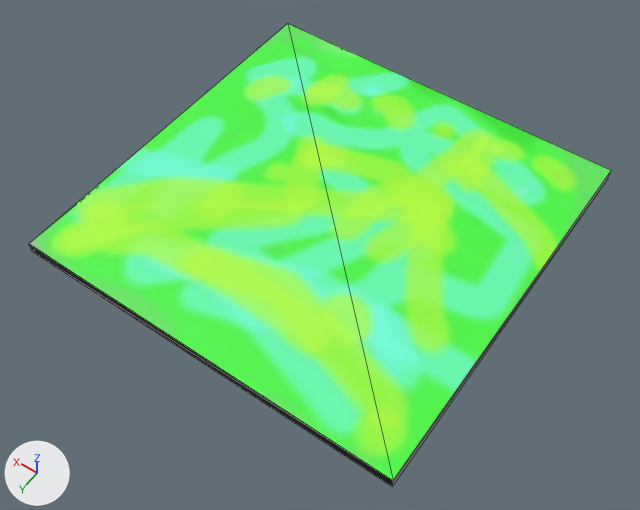
One commit to the COLLADA model Blender/GameZoneGroundLevel_00.dae: the scene before it, then after it.
The view is the same before and after, from a 50 mm camera at (-10.27, 14.9, 20.64) aimed at (-0.4, 1.08, -1.08). Lighting does not change. The marker at lower left points along +X, +Y and +Z. Mesh edges are drawn as thin lines.

The scene before the commit, as lines of its bpy script (objects in view):
```python
me_fläche = bpy.data.meshes.new('Fläche')
me_fläche.from_pydata(...)  # a box spanning x -6.44..6.44, y -6.44..6.44, z -0.36..0.01
me_fläche.materials.append(mat_material_001)  # picture img_gamezonegroundlevel_00_png
# before: 0 (6.44, 6.44, -0.36) at pixel (32, 251), 1 (6.44, -6.44, -0.36), 2 (-6.44, -6.44, -0.36) at pixel (608, 178), 3 (-6.44, 6.44, -0.36) at pixel (392, 486), 4 (6.44, 6.44, 0.01) at pixel (28, 243)
# before: 6 (-6.44, -6.44, 0.01) at pixel (611, 170), 7 (-6.44, 6.44, 0.01) at pixel (393, 480)
ob_ground = bpy.data.objects.new('Ground', me_fläche)
ob_ground.location = (0.0, 0.0, -0.04)
```
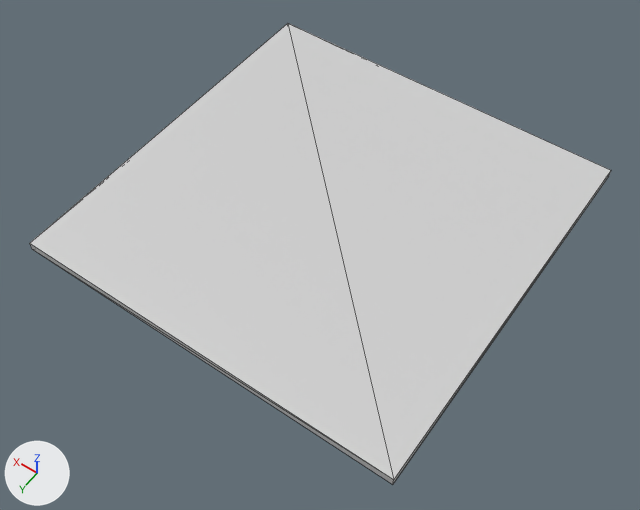
The newer file is also rescaled (x1.015), turned or shifted as a whole; pictures and numbers use the older file's frame.

The change in detail:
Material 'Material' (mat_material) is new.
Its base color is (0.64, 0.64, 0.64) (light grey #d1d1d1).
Its roughness is 0.44.
me_fläche is used by ob_ground; location (0.0, 0.0, -0.04).
Verts and faces of me_fläche; kept vertices keep their numbers, new ones are numbered from 8.
me_fläche had 8 vertices, 12 faces and spanned x -6.44..6.44, y -6.44..6.44, z -0.36..0.01.
me_fläche now has 8 vertices, 12 faces and spans x -6.44..6.44, y -6.44..6.41, z -0.28..0.01.
Part 1, on me_fläche:
Faces deleted: (2, 7, 3), (2, 6, 7).
Vertex 0 moves to (6.44, 6.41, -0.28), pixel (32, 249).
Vertex 3 moves to (-6.44, 6.41, -0.28), pixel (392, 484).
Vertex 1 moves to (6.44, -6.44, -0.28).
Vertex 2 moves to (-6.44, -6.44, -0.28), pixel (608, 176).
Vertex 4 moves to (6.44, 6.41, 0.01), pixel (29, 243).
Vertex 7 moves to (-6.44, 6.41, 0.01), pixel (393, 479).
New faces: (2, 6, 3), (3, 6, 7).
me_fläche part 2: 10 faces spanning x -6.44..6.44, y -6.44..6.41, z -0.28..0.01 switch from mat_material_001 (picture img_gamezonegroundlevel_00_png) to mat_material (light grey #d1d1d1).

Pixel boxes [x1, y1, x2, y2] of what changed, in the pictures (640 x 510 px; the box of a moved part takes in the faces that stretch with it):
part 1 of me_fläche, moved or reshaped
    before: [392, 171, 611, 486]
    after: [393, 171, 611, 484]
part 2 of me_fläche, recoloured (green to grey)
    both: [30, 23, 611, 480]
